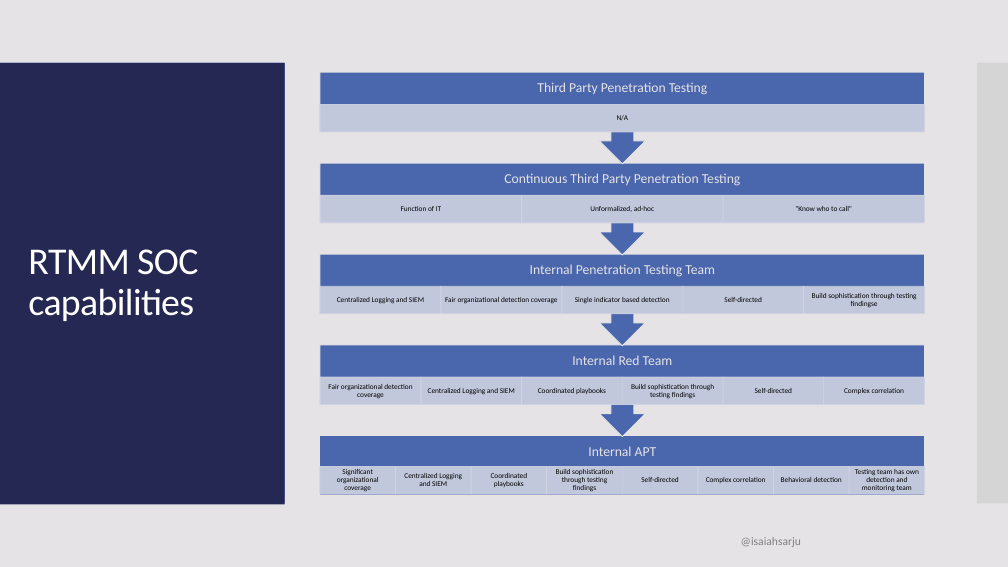
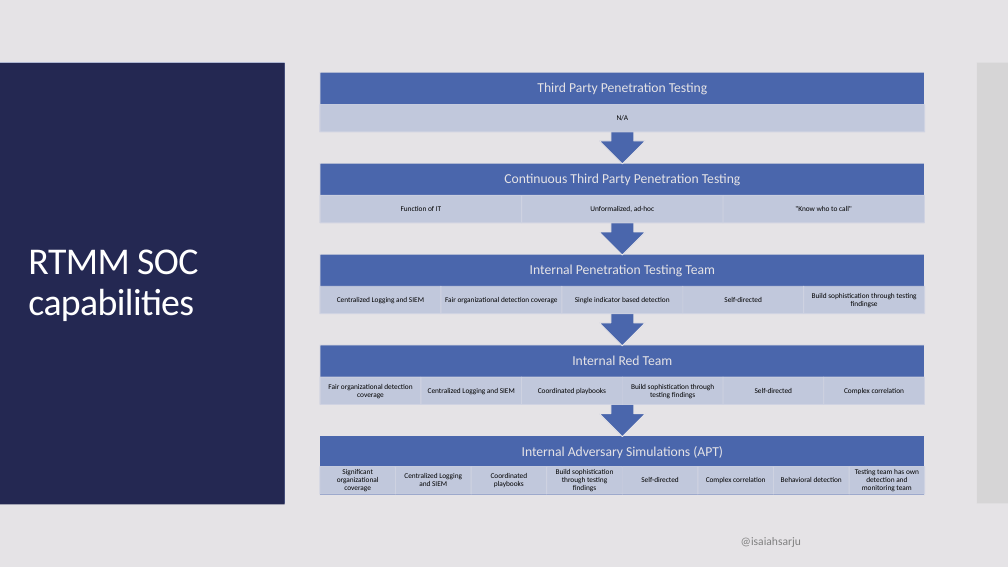
Before and after one commit to isaiahsarju/presentations, a slide deck: slide 16 of Why your red team should not be special/RedTeamSpecial.pptx. Drawn at 1008x567 pixels with LibreOffice and Linux fonts; fonts in the diff are those of the drawing. Boxes give left, top, right and bottom in pixels: in the first picture for what was removed or moved away, otherwise in the second. Text is boxed around its words. In the diff, an @@ line names an element or a change of style, - is before the commit and + after.

```diff
--- a/Why your red team should not be special/RedTeamSpecial.pptx
+++ b/Why your red team should not be special/RedTeamSpecial.pptx
@@ text at [522, 446, 723, 458]: text changed @@
-Internal APT
+Internal Adversary Simulations (APT)
```
Also in this commit, not shown: 4 other slides changed.
